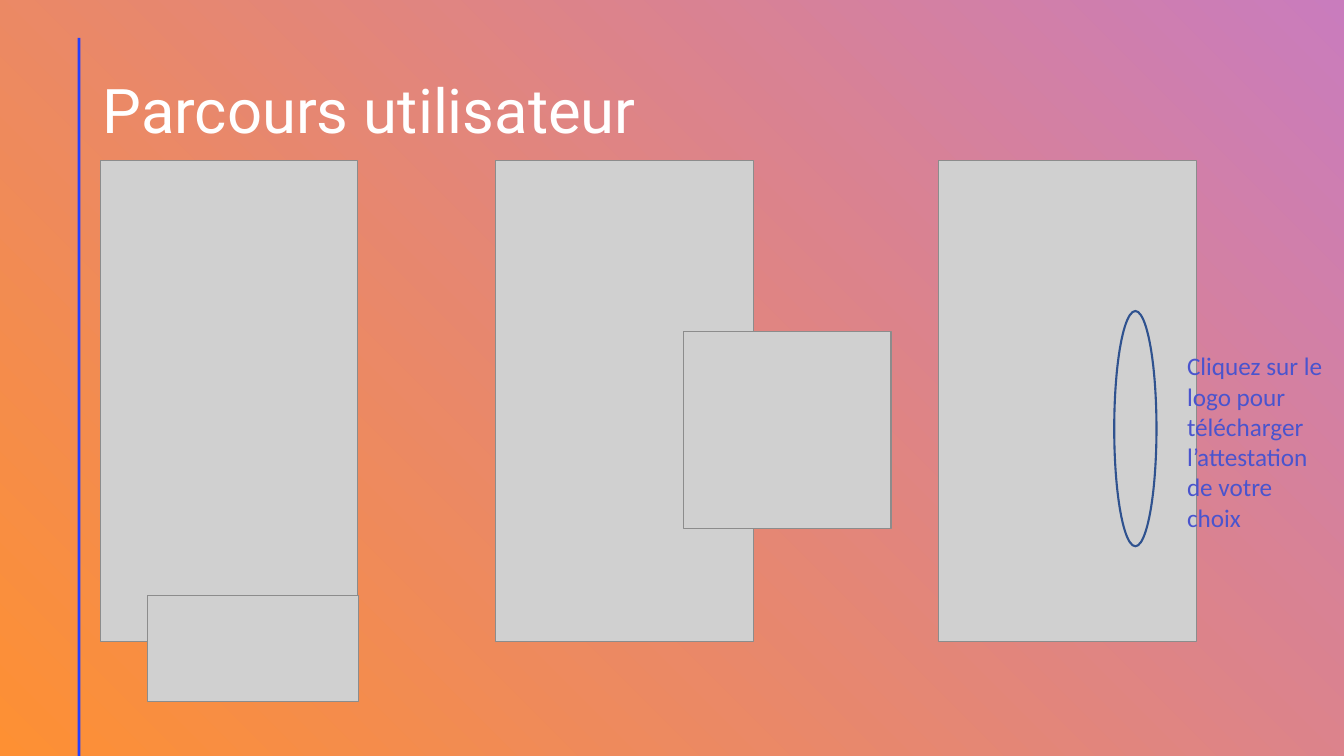
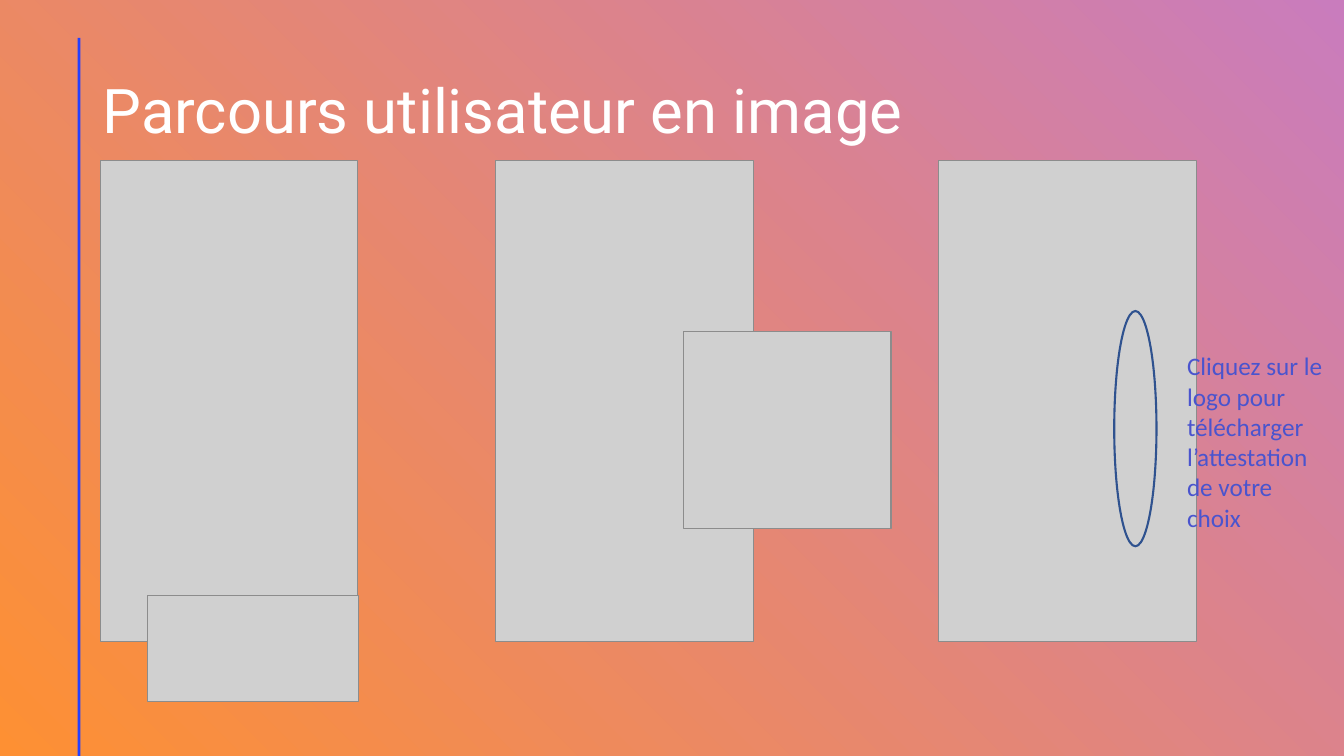
Before and after one commit to Dayvin30/UI-UX-Studi, a slide deck: slide 10 of Présentation powerpoint/L’Application mobile Urssaf.odp (slide 7 before the commit). Drawn at 1344x756 pixels with LibreOffice and Linux fonts; fonts in the diff are those of the drawing; grey boxes stand for pictures. Boxes give left, top, right and bottom in pixels: in the first picture for what was removed or moved away, otherwise in the second. Text is boxed around its words. In the diff, an @@ line names an element or a change of style, - is before the commit and + after.

```diff
--- a/Présentation powerpoint/L’Application mobile Urssaf.odp
+++ b/Présentation powerpoint/L’Application mobile Urssaf.odp
@@ title at (102, 87, 903, 146): text changed @@
-Parcours utilisateur
+Parcours utilisateur en image
```
Also in this commit, not shown: 1 other slide changed, 4 slides added, 4 other files.
